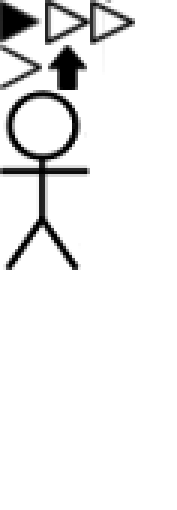
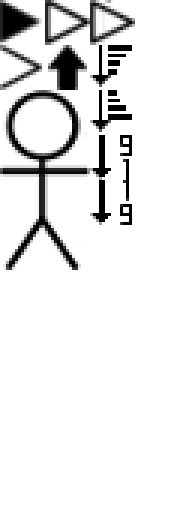
Layers edited between the first and the second 177 × 510 image:
added layer "sort-amount-asc.png" above "sort-amount-desc.png" over [90, 90, 132, 132]
added layer "sort-amount-desc.png" above "sort-numberic-desc.png" over [90, 45, 132, 87]
added layer "sort-numberic-desc.png" above "sort-numeric-asc.png" over [90, 135, 132, 180]
added layer "sort-numeric-asc.png" over [90, 180, 132, 225]
